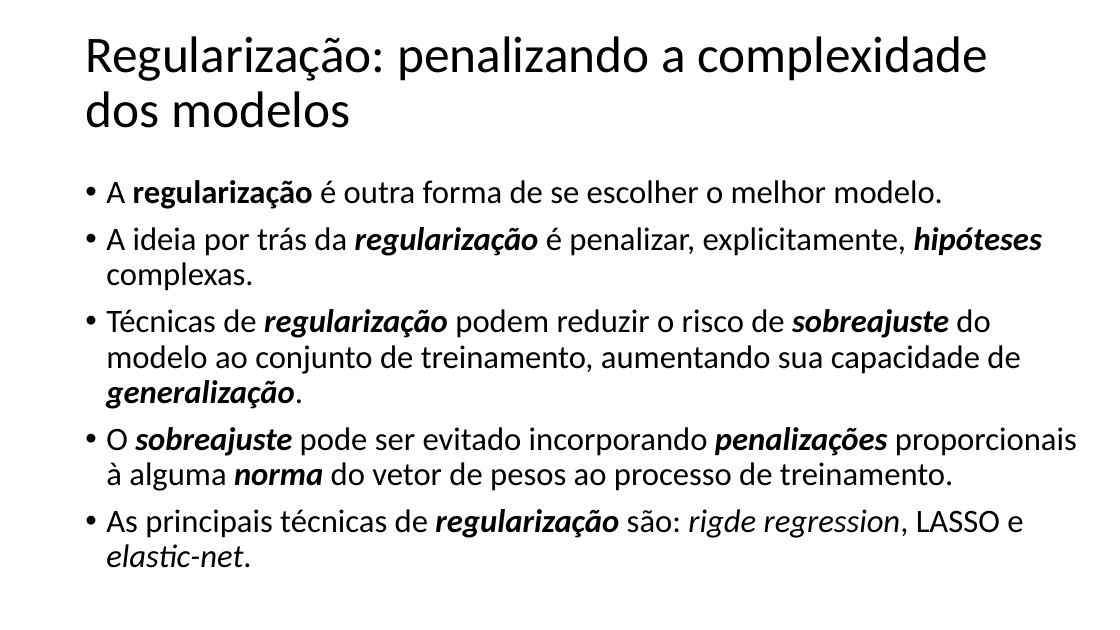
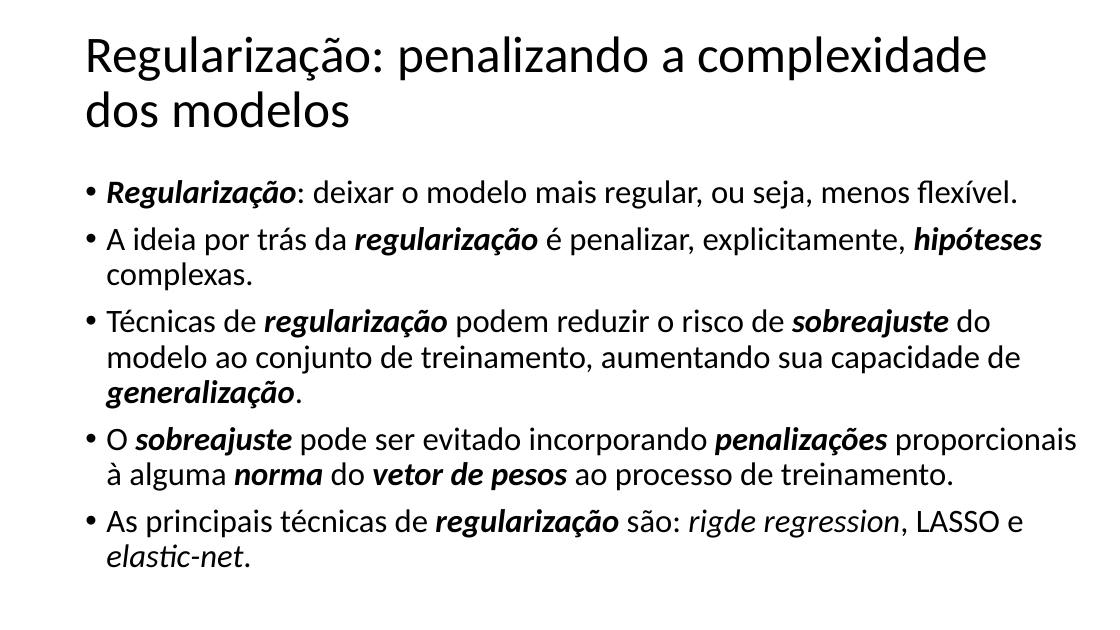
Before and after one commit to zz4fap/t319_aprendizado_de_maquina, a slide deck: slide 3 of slides/T319_Regressão_Linear (Parte VI).pptx. Drawn at 1120x630 pixels with LibreOffice and Linux fonts; fonts in the diff are those of the drawing. Boxes give left, top, right and bottom in pixels: in the first picture for what was removed or moved away, otherwise in the second. Text is boxed around its words. In the diff, an @@ line names an element or a change of style, - is before the commit and + after.

```diff
--- a/slides/T319_Regressão_Linear (Parte VI).pptx
+++ b/slides/T319_Regressão_Linear (Parte VI).pptx
@@ text at (106,180,1018,209): text changed @@
-• A regularização é outra forma de se escolher o melhor modelo.
+• Regularização: deixar o modelo mais regular, ou seja, menos flexível.
@@ text at (106,427,1077,491): bold on, italic on in "vetor de pesos" @@
```
Also in this commit, not shown: 8 other slides changed, 1 other file.
